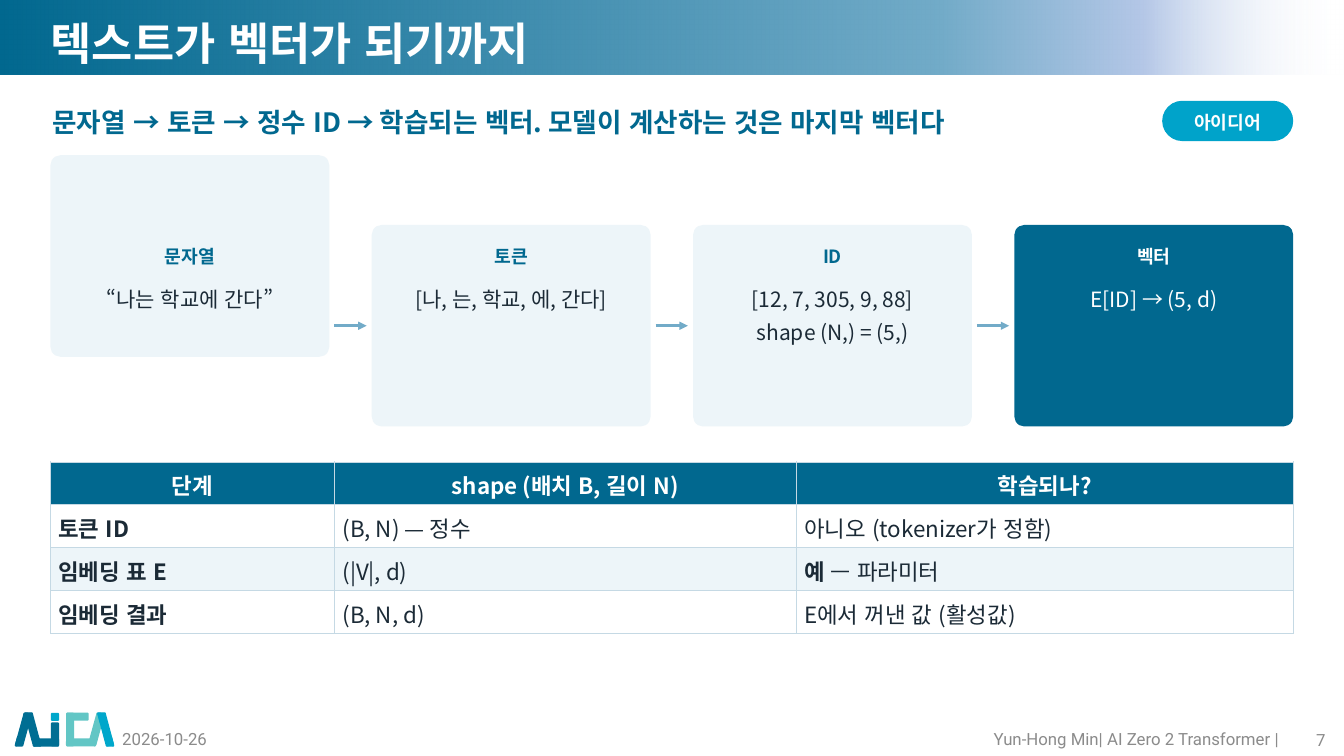
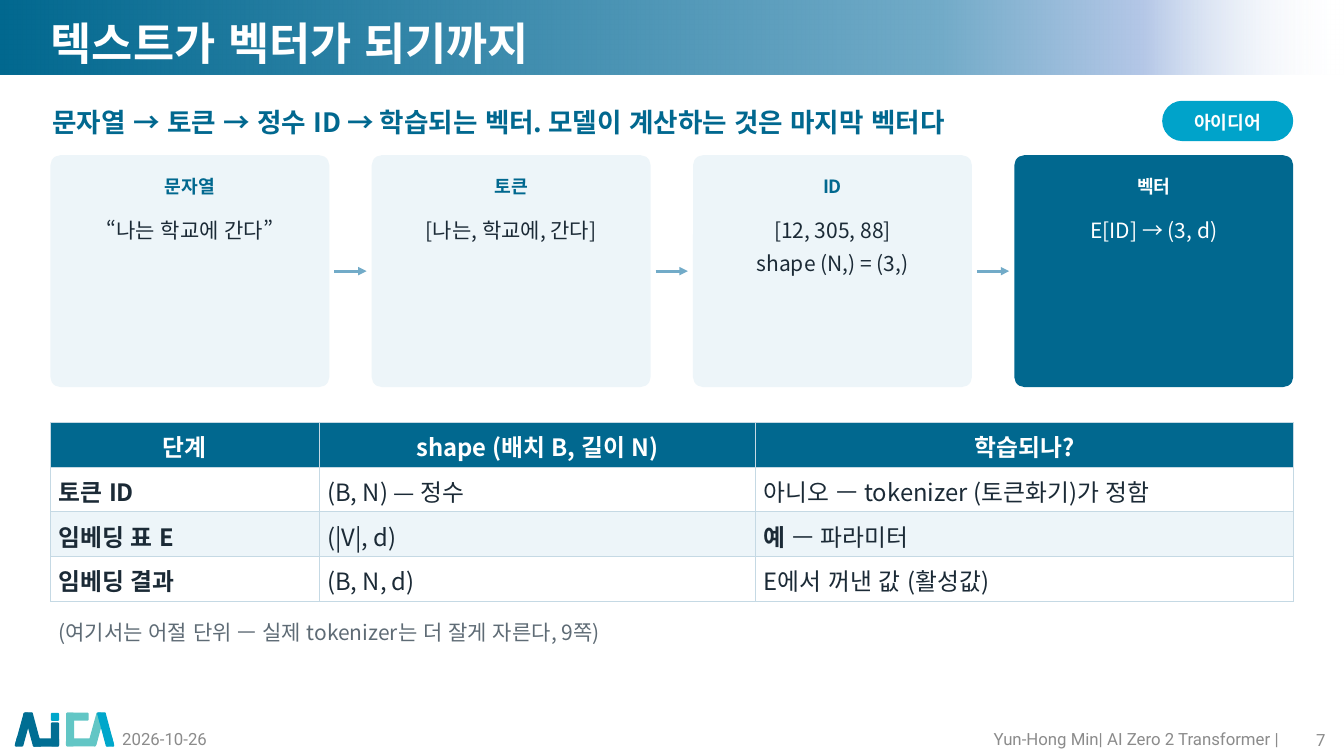
Before and after one commit to myunhh/AI-Zero-2-Transformers, a slide deck: slide 7 of lectures/week04_rnn_lstm_seq2seq.pptx. Drawn at 1344x756 pixels with LibreOffice and Linux fonts; fonts in the diff are those of the drawing; background and template pictures are left out. Boxes give left, top, right and bottom in pixels: in the first picture for what was removed or moved away, otherwise in the second. Text is boxed around its words. In the diff, an @@ line names an element or a change of style, - is before the commit and + after.

```diff
--- a/lectures/week04_rnn_lstm_seq2seq.pptx
+++ b/lectures/week04_rnn_lstm_seq2seq.pptx
@@ rounded rectangle: place and size @@
-rounded rectangle at (50,155,330,357)
+rounded rectangle at (50,155,330,387)
@@ rounded rectangle: place and size @@
-rounded rectangle at (372,225,651,426)
+rounded rectangle at (372,155,651,387)
@@ proportions changed in 4 elements at (50,155,330,387), (372,155,651,387), (1014,155,1294,387), (694,155,973,387) @@
@@ rounded rectangle: place and size @@
-rounded rectangle at (694,225,973,426)
+rounded rectangle at (694,155,973,387)
@@ rounded rectangle: place and size @@
-rounded rectangle at (1014,225,1294,426)
+rounded rectangle at (1014,155,1294,387)
@@ 4 texts: place and size @@
-4 texts at (165,247,1170,265)
+4 texts at (165,177,1170,195)
@@ text "“나는 학교에 간다”": place and size @@
-text "“나는 학교에 간다”" at (106,288,274,309)
+text "“나는 학교에 간다”" at (106,219,274,240)
@@ text at (426,220,597,242): text changed @@
-[나, 는, 학교, 에, 간다]
+[나는, 학교에, 간다]
@@ text at (757,221,909,276): text changed @@
-[12, 7, 305, 9, 88]
-shape (N,) = (5,)
+[12, 305, 88]
+shape (N,) = (3,)
@@ text at (1090,221,1217,242): text changed @@
-E[ID] → (5, d)
+E[ID] → (3, d)
@@ 3 arrows: place and size @@
-3 arrows at (335,326,1009,326)
+3 arrows at (335,271,1009,271)
@@ table at (50,422,1294,601) @@
-row 2, column 3: 아니오 (tokenizer가 정함)
+row 2, column 3: 아니오 — tokenizer (토큰화기)가 정함
@@ size 16 to 17 pt in "단계", "shape (배치 B, 길이 N)", "학습되나?", "토큰 ID" and 7 more places @@
@@ table: place and size @@
-table at (50,462,1294,634)
+table at (50,422,1294,601)
@@ text added at (58,622,600,644), 15 pt, text #5E6B75 @@
+(여기서는 어절 단위 — 실제 tokenizer는 더 잘게 자른다, 9쪽)
```
Also in this commit, not shown: 27 other slides changed, 14 other files.
